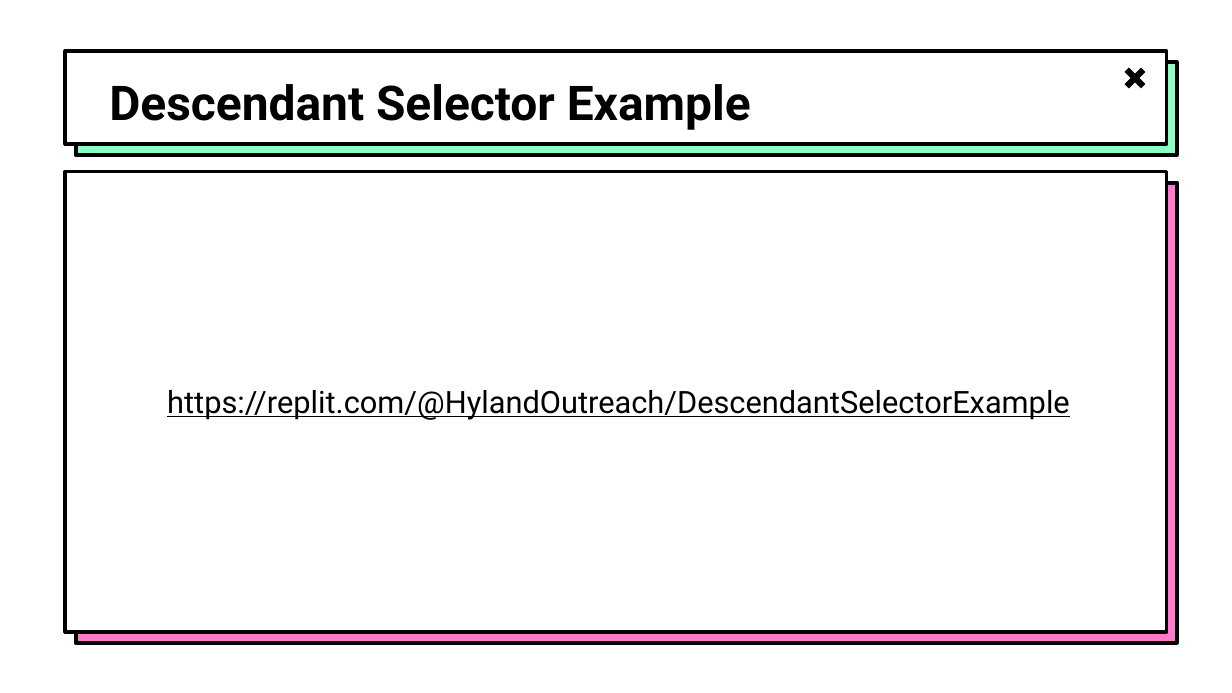
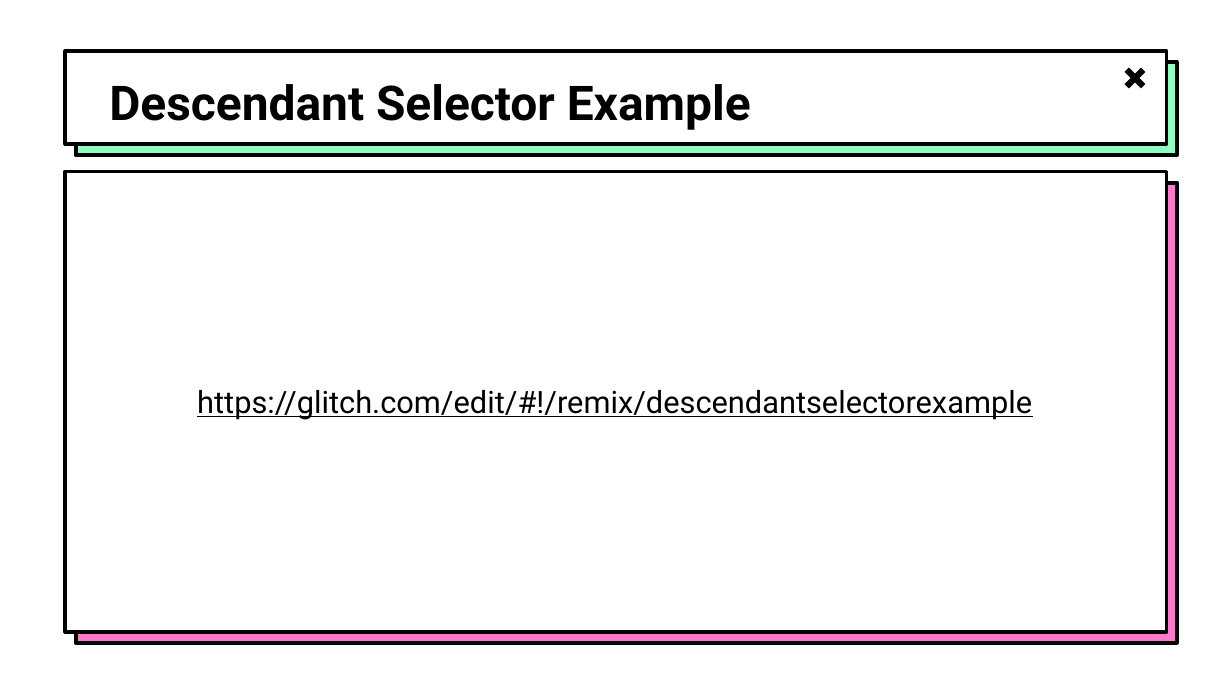
Before and after one commit to hytechclub/web-101, a slide deck: slide 11 of Week07/MoreSelectors.pptx. Drawn at 1232x693 pixels with LibreOffice and Linux fonts; fonts in the diff are those of the drawing; background and template pictures are left out. Boxes give left, top, right and bottom in pixels: in the first picture for what was removed or moved away, otherwise in the second. Text is boxed around its words. In the diff, an @@ line names an element or a change of style, - is before the commit and + after.

Commit message:
reapply some glitch changes

```diff
--- a/Week07/MoreSelectors.pptx
+++ b/Week07/MoreSelectors.pptx
@@ text at [197, 390, 1032, 420]: text changed @@
-https://replit.com/@HylandOutreach/DescendantSelectorExample
+https://glitch.com/edit/#!/remix/descendantselectorexample
```
Also in this commit, not shown: 2 other slides changed, 11 other files.
